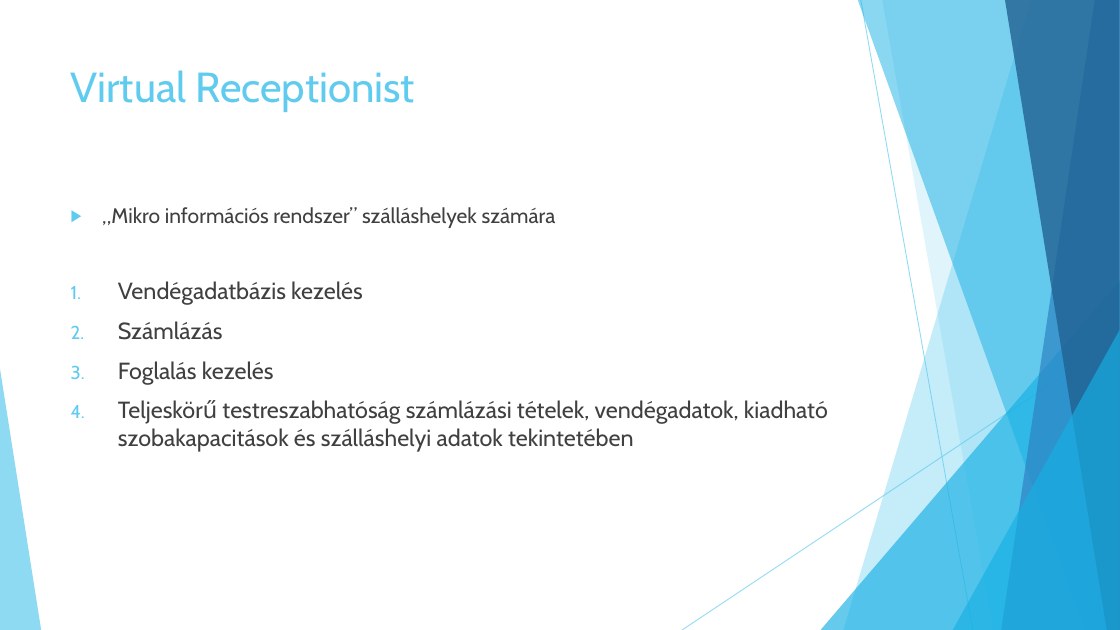
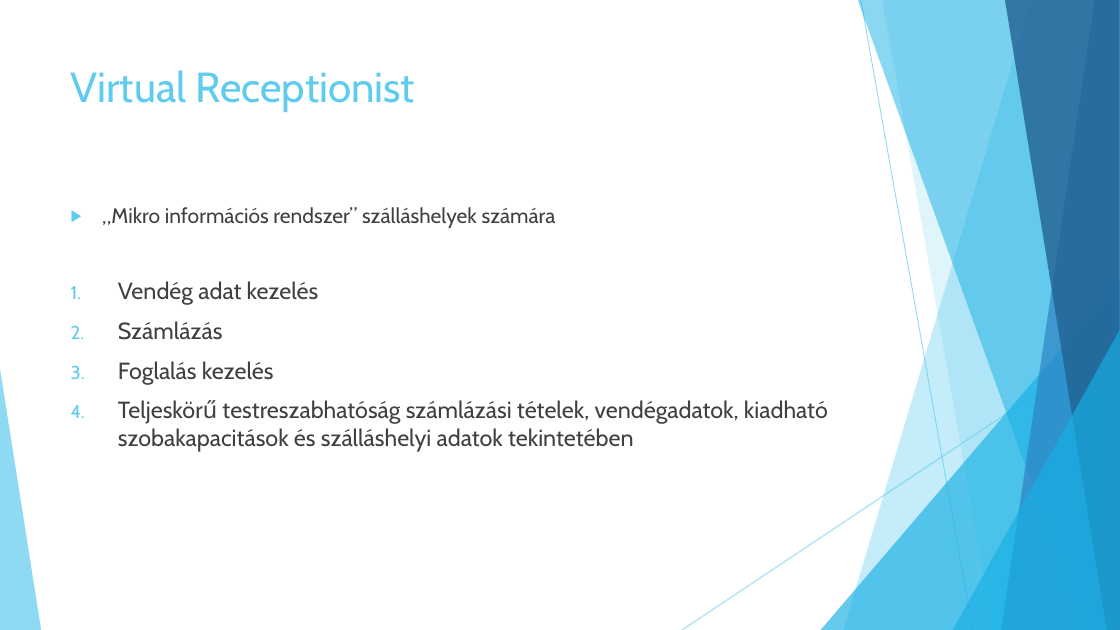
Before and after one commit to jbence1994/Virtual-Receptionist-projection, a slide deck: slide 2 of documentation/VR.pptx. Drawn at 1120x630 pixels with LibreOffice and Linux fonts; fonts in the diff are those of the drawing. Boxes give left, top, right and bottom in pixels: in the first picture for what was removed or moved away, otherwise in the second. Text is boxed around its words. In the diff, an @@ line names an element or a change of style, - is before the commit and + after.

```diff
--- a/documentation/VR.pptx
+++ b/documentation/VR.pptx
@@ text at [118,281,319,305]: text changed @@
-1. Vendégadatbázis kezelés
+1. Vendég adat kezelés
```
Also in this commit, not shown: 1 other slide changed, 1 slide added, 4 slides removed.
